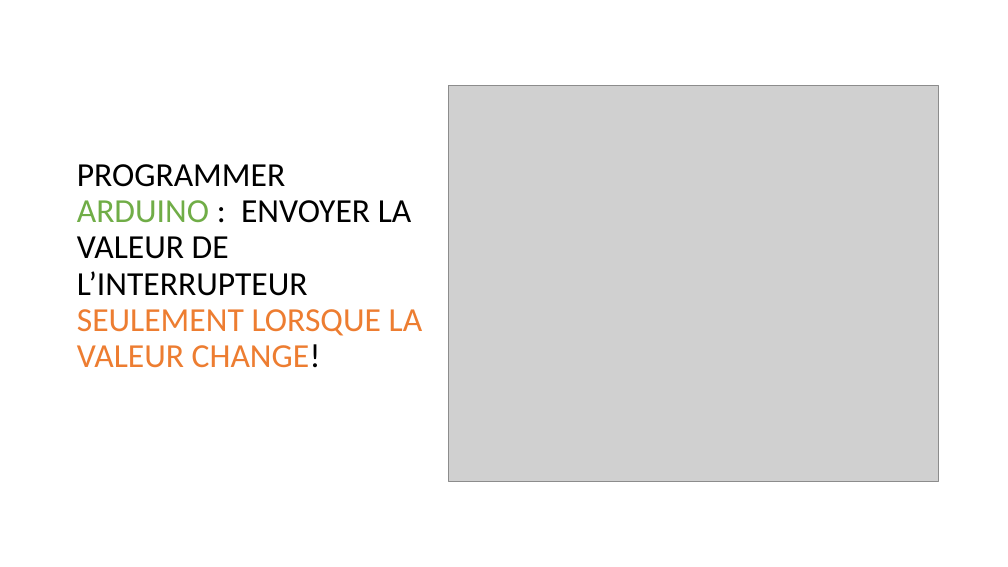
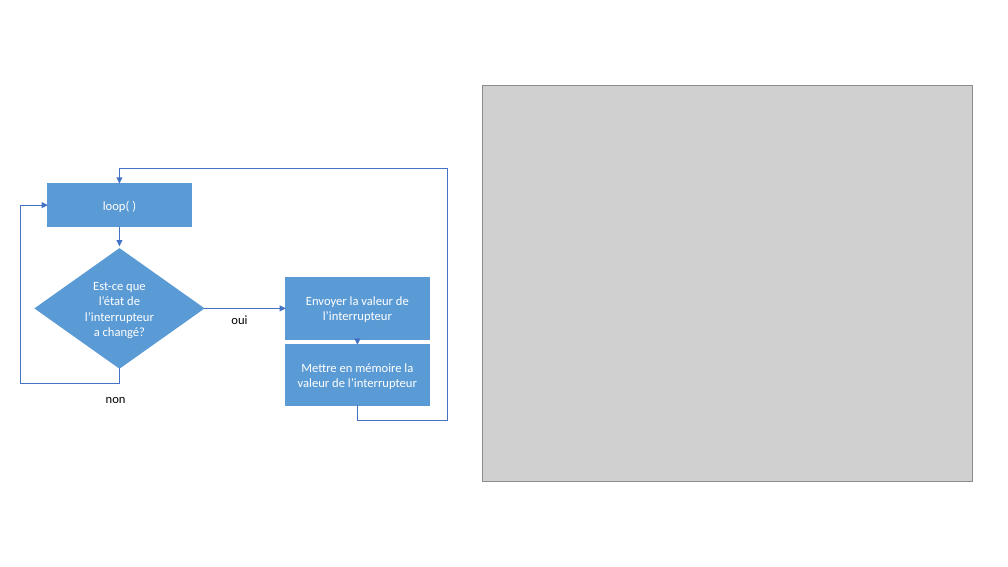
Before and after one commit to tim-montmorency/rel-electro-immersif, a slide deck: slide 1 of rel-electro-immersif-originals/Détecter un changement de valeur.pptx. Drawn at 1008x567 pixels with LibreOffice and Linux fonts; fonts in the diff are those of the drawing; grey boxes stand for pictures. Boxes give left, top, right and bottom in pixels: in the first picture for what was removed or moved away, otherwise in the second. Text is boxed around its words. In the diff, an @@ line names an element or a change of style, - is before the commit and + after.

```diff
--- a/rel-electro-immersif-originals/Détecter un changement de valeur.pptx
+++ b/rel-electro-immersif-originals/Détecter un changement de valeur.pptx
@@ picture: place and size @@
-picture at (448, 85, 939, 481)
+picture at (482, 85, 973, 481)
@@ title removed at (77, 164, 423, 368) @@
-PROGRAMMER ARDUINO : ENVOYER LA VALEUR DE L’INTERRUPTEUR SEULEMENT LORSQUE LA VALEUR CHANGE!
@@ group added at (20, 169, 448, 420): 3 rectangles, 3 elbow arrows, 2 arrows, 2 texts, 1 diamond @@
+loop( )
+Est-ce que l’état de l’interrupteur a changé?
+Envoyer la valeur de l’interrupteur
+oui
+Mettre en mémoire la valeur de l’interrupteur
+non
```
Also in this commit, not shown: 1 slide added, 16 other files.
